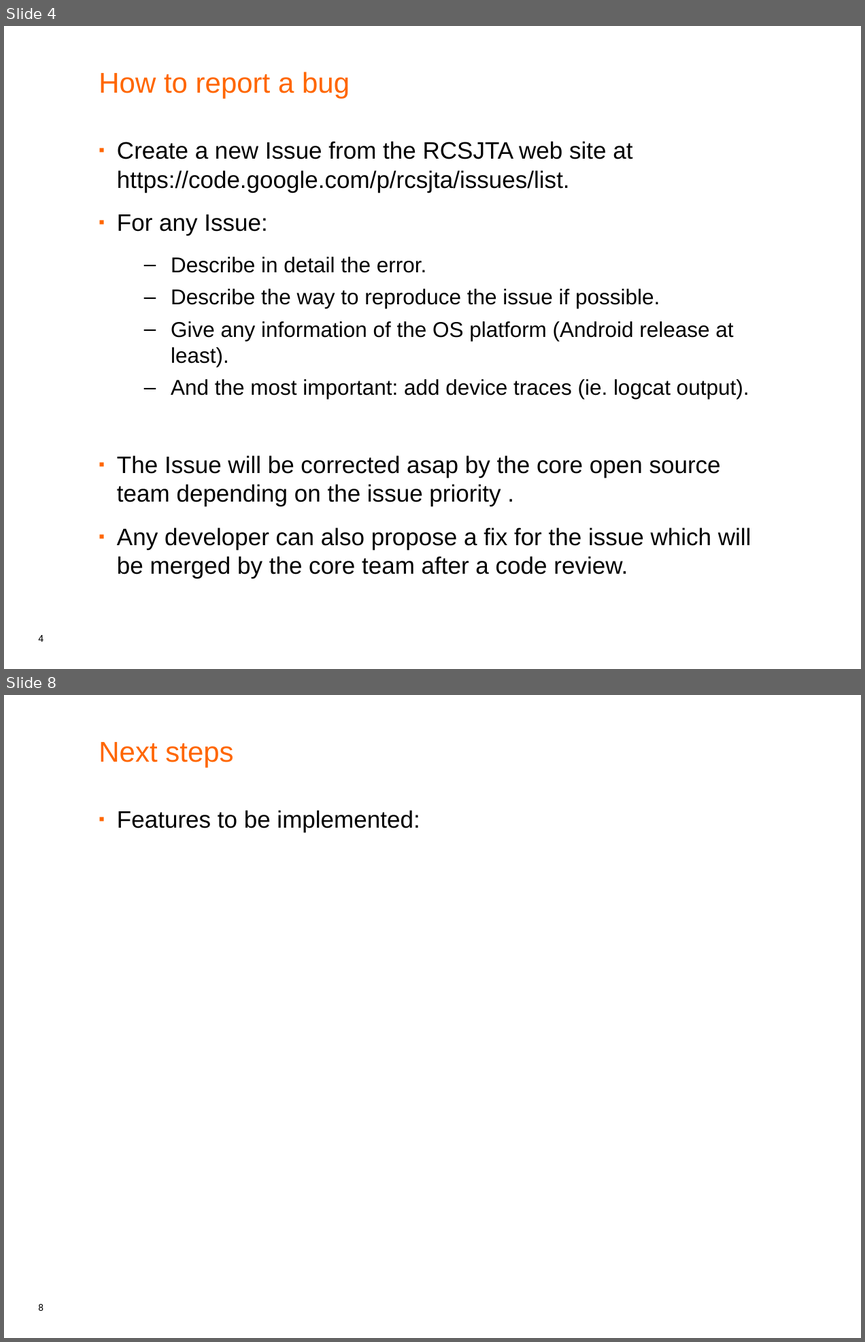
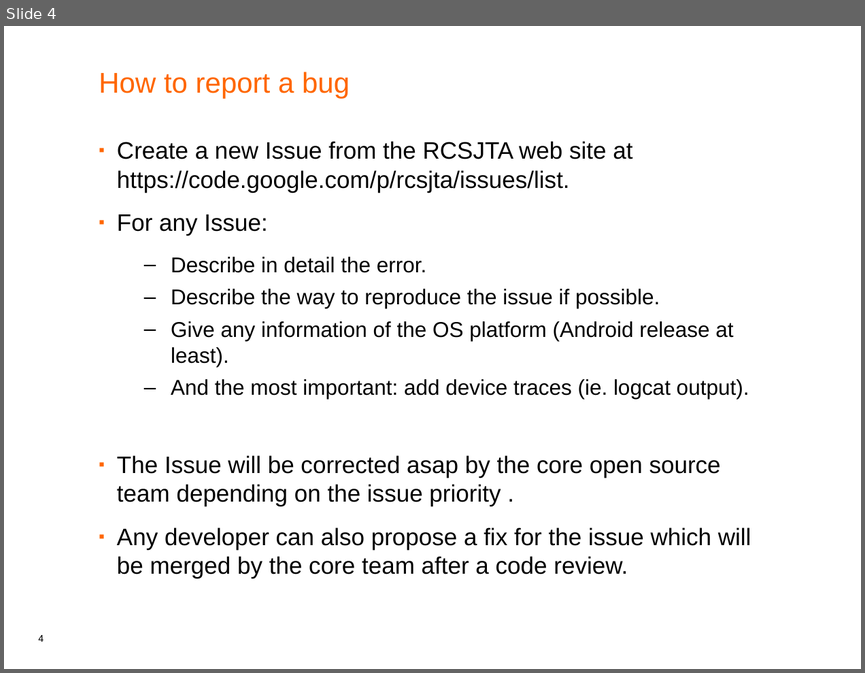
Before and after one commit to android-rcs/rcsjta, a slide deck: docs/RCSJTA_open_source.ppt. Shown one above the other, each under a label of ours: slides 4 and 8 before the commit, slide 4 after it; the slides between them are not shown. The pictures are 865x1342 and 865x673 pixels, drawn with LibreOffice and Linux fonts; fonts in the diff are those of the drawing. Boxes give left, top, right and bottom in pixels: in the first picture for what was removed or moved away, otherwise in the second. Text is boxed around its words. In the diff, an @@ line names an element or a change of style, - is before the commit and + after.

```diff
--- a/docs/RCSJTA_open_source.ppt
+++ b/docs/RCSJTA_open_source.ppt
@@ slide 8 removed at bbox=[4, 695, 861, 1338], background #FFFFFF; not listed: 1 template element that a slide beside it also shows @@
@@ title removed at bbox=[99, 742, 233, 768] @@
-Next steps
@@ text removed at bbox=[117, 810, 419, 832] @@
-▪ Features to be implemented:
```
Also in this commit, not shown: 4 slides changed, 2 slides added, 7 other files.
